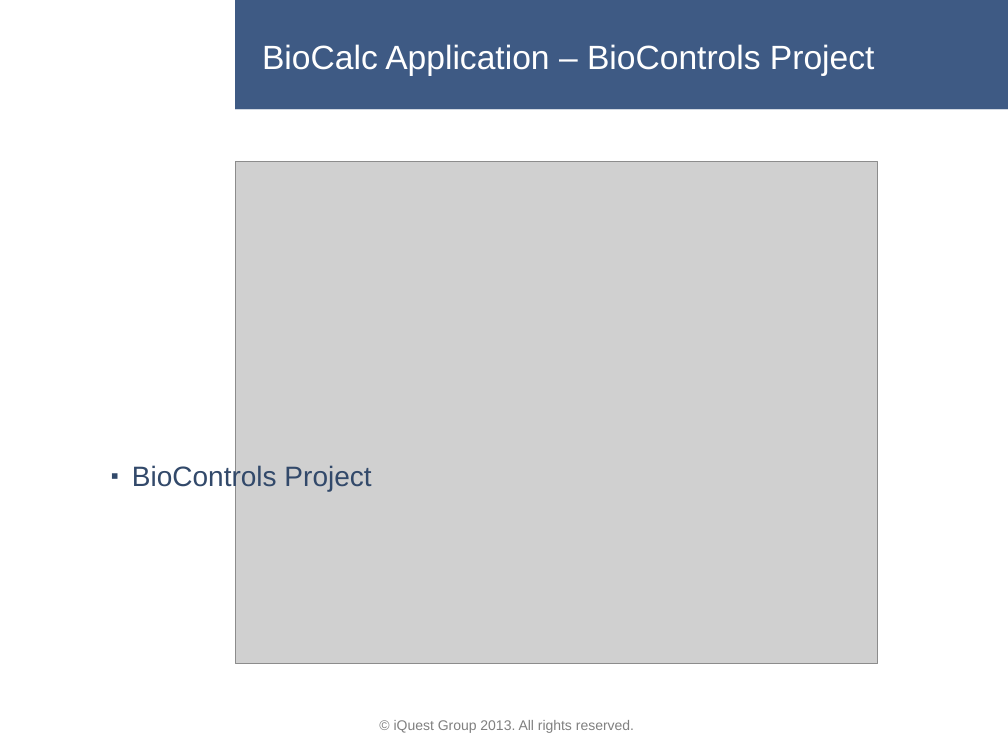
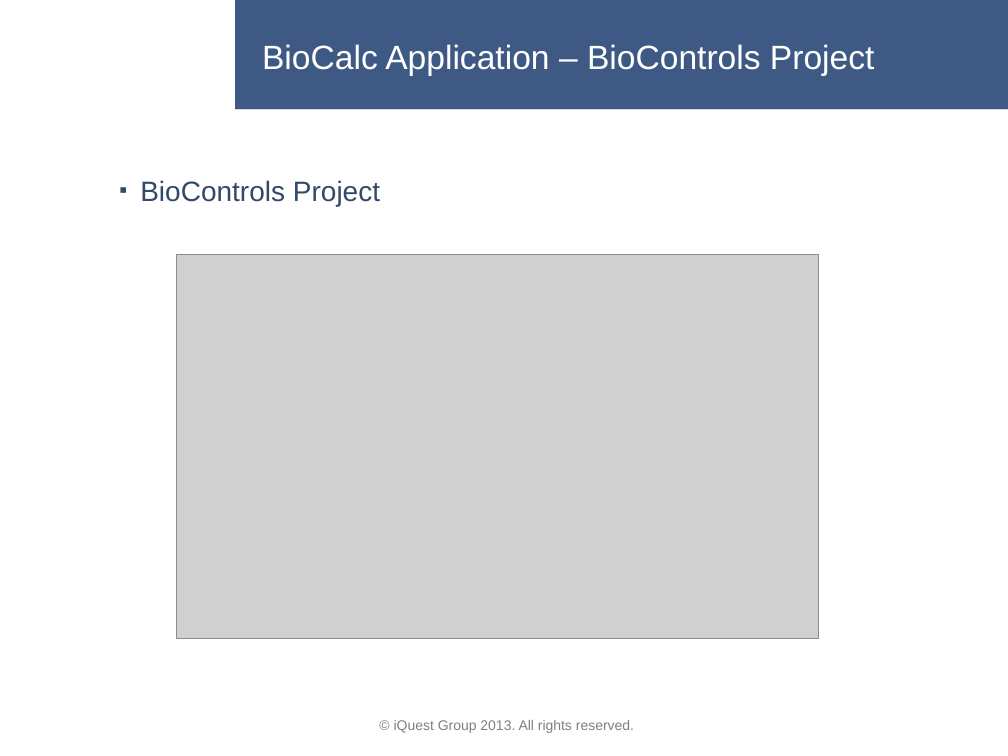
Before and after one commit to lastunicorn/BioCalcJs, a slide deck: slide 6 of doc/BioCalc Presentation.pptx. Drawn at 1008x756 pixels with LibreOffice and Linux fonts; fonts in the diff are those of the drawing; grey boxes stand for pictures; background and template pictures are left out. Boxes give left, top, right and bottom in pixels: in the first picture for what was removed or moved away, otherwise in the second. Text is boxed around its words. In the diff, an @@ line names an element or a change of style, - is before the commit and + after.

```diff
--- a/doc/BioCalc Presentation.pptx
+++ b/doc/BioCalc Presentation.pptx
@@ text "BioControls Project": place and size @@
-text "BioControls Project" at box(132, 464, 371, 491)
+text "BioControls Project" at box(140, 180, 380, 206)
@@ picture: place and size @@
-picture at box(235, 161, 878, 663)
+picture at box(176, 254, 820, 638)
```
Also in this commit, not shown: 11 other slides changed, 2 slides added, 7 slides removed, 3 other files.
